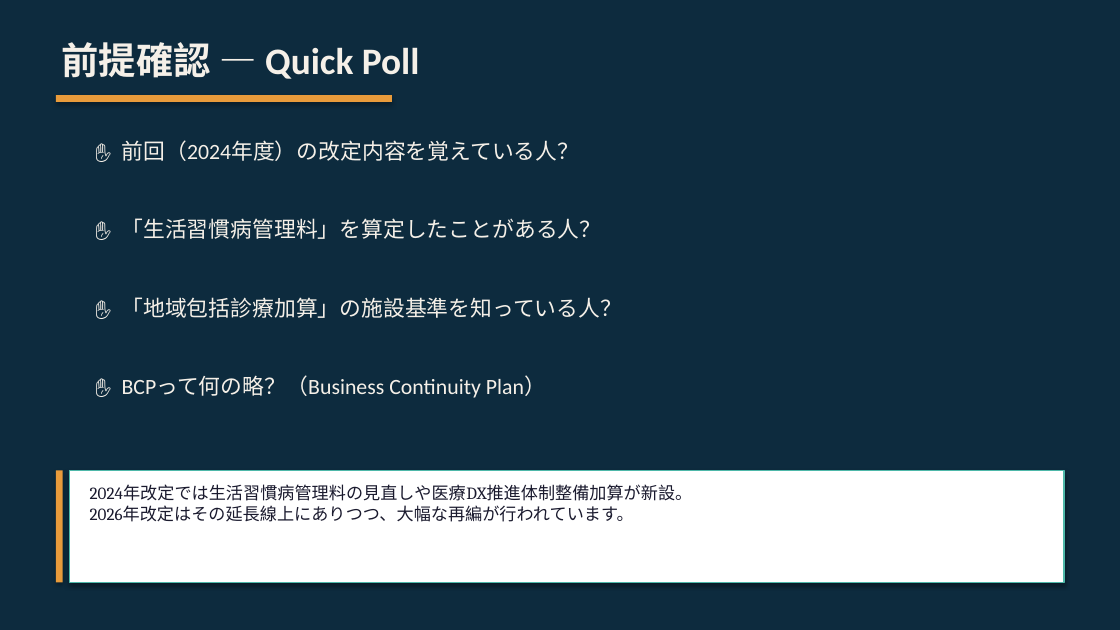
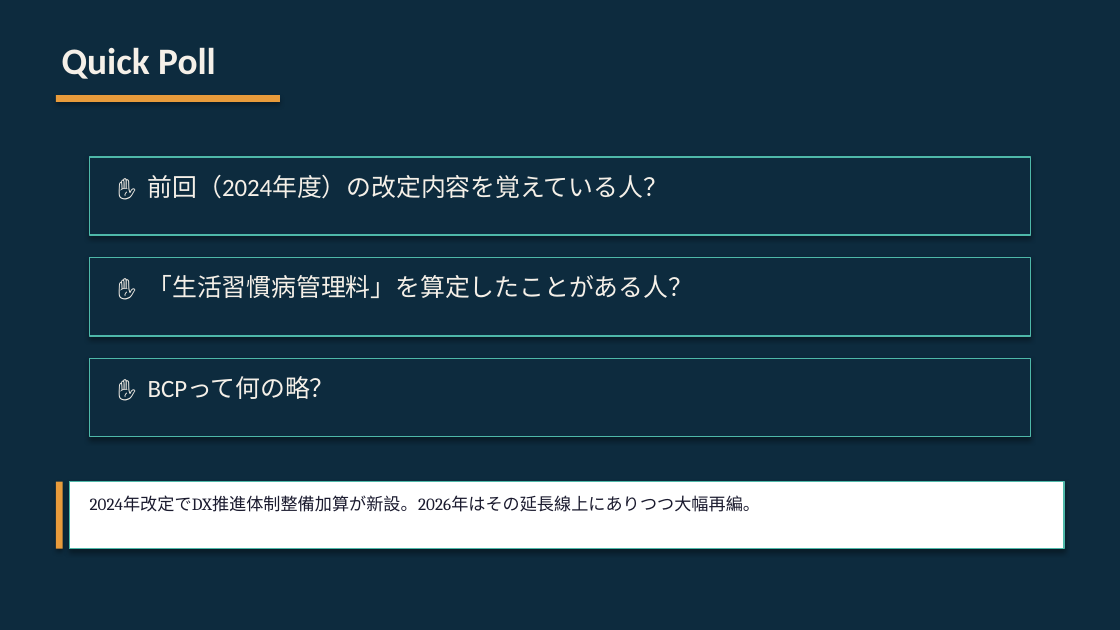
Before and after one commit to Tama831/ai-agent-team-materials, a slide deck: slide 3 of output/education/2026-03-27_medical-fee-revision-2026/medical-fee-revision-2026_slides_residents.pptx. Drawn at 1120x630 pixels with LibreOffice and Linux fonts; fonts in the diff are those of the drawing. Boxes give left, top, right and bottom in pixels: in the first picture for what was removed or moved away, otherwise in the second. Text is boxed around its words. In the diff, an @@ line names an element or a change of style, - is before the commit and + after.

```diff
--- a/output/education/2026-03-27_medical-fee-revision-2026/medical-fee-revision-2026_slides_residents.pptx
+++ b/output/education/2026-03-27_medical-fee-revision-2026/medical-fee-revision-2026_slides_residents.pptx
@@ text at [62, 47, 216, 79]: text changed @@
-前提確認 — Quick Poll
+Quick Poll
@@ rectangle: place and size @@
-rectangle at [56, 95, 392, 102]
+rectangle at [56, 95, 280, 102]
@@ rectangle added at [90, 157, 1030, 235], fill #0D2B3E, outline #4EB8A9 1 pt @@
@@ text "✋ 前回（2024年度）の改定内容を覚えている人？": place and size @@
-text "✋ 前回（2024年度）の改定内容を覚えている人？" at [121, 140, 579, 161]
+text "✋ 前回（2024年度）の改定内容を覚えている人？" at [147, 175, 668, 199]
@@ text "✋ 前回（2024年度）の改定内容を覚えている人？" at [147, 175, 668, 199]: size 14 to 16 pt @@
@@ rectangle: place and size @@
-rectangle at [121, 297, 622, 318]
+rectangle at [90, 258, 1030, 336]
@@ rectangle at [90, 258, 1030, 336]: fill none to #0D2B3E; outline none to #4EB8A9 1 pt; shadow on @@
@@ text "✋ 「生活習慣病管理料」を算定したことがある人？" at [147, 275, 693, 298]: size 14 to 16 pt @@
@@ text "✋ 「生活習慣病管理料」を算定したことがある人？": place and size @@
-text "✋ 「生活習慣病管理料」を算定したことがある人？" at [121, 218, 601, 239]
+text "✋ 「生活習慣病管理料」を算定したことがある人？" at [147, 275, 693, 298]
@@ text in rectangle at [121, 297, 622, 318]: text removed @@
-✋ 「地域包括診療加算」の施設基準を知っている人？
@@ rectangle added at [90, 358, 1030, 437], fill #0D2B3E, outline #4EB8A9 1 pt @@
@@ text at [156, 375, 546, 398]: text changed; size 14 to 16 pt @@
-✋ BCPって何の略？（Business Continuity Plan）
+✋ BCPって何の略？
@@ rectangle: place and size @@
-rectangle at [56, 470, 63, 582]
+rectangle at [56, 482, 63, 549]
@@ rectangle: place and size @@
-rectangle at [69, 470, 1064, 582]
+rectangle at [69, 482, 1064, 549]
@@ text removed at [90, 484, 693, 522] @@
-2024年改定では生活習慣病管理料の見直しや医療DX推進体制整備加算が新設。
-2026年改定はその延長線上にありつつ、大幅な再編が行われています。
@@ text added at [90, 495, 760, 512], 11 pt, text #1A1A2E @@
+2024年改定でDX推進体制整備加算が新設。2026年はその延長線上にありつつ大幅再編。
```
Also in this commit, not shown: 3 other slides changed, 5 slides added, 6 slides removed, 19 other files.
